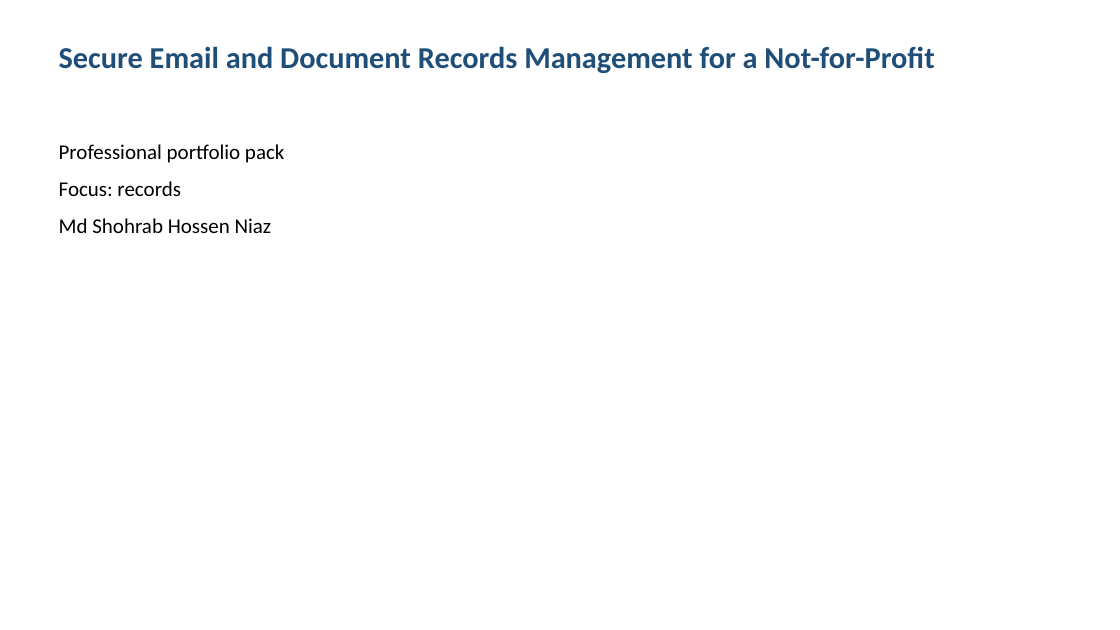
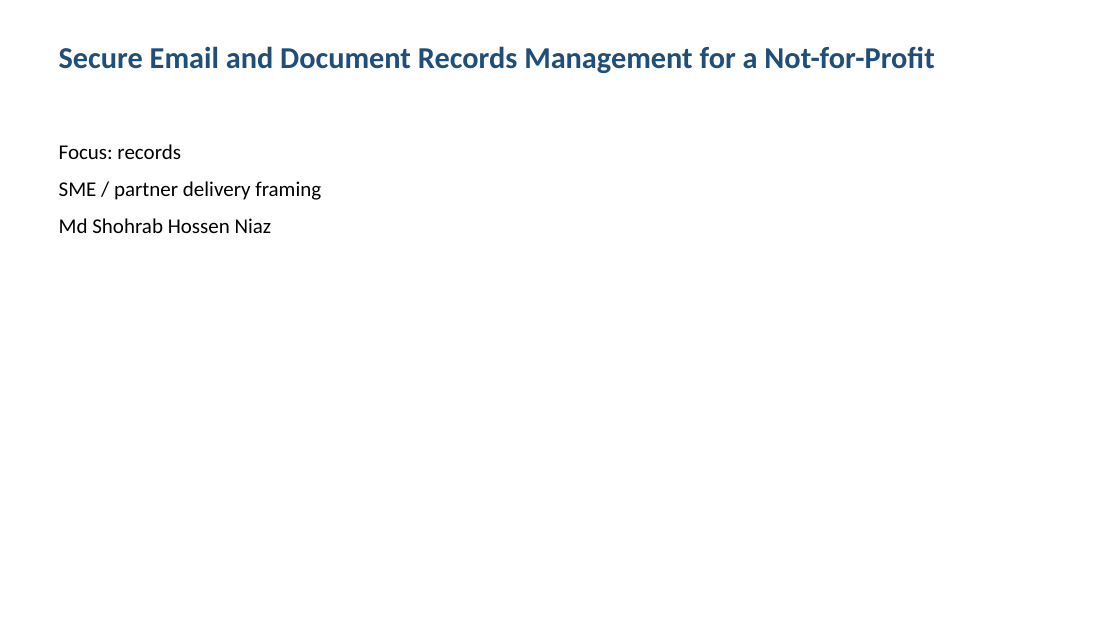
Before and after one commit to shohrabniaz/nfp-secure-records-management, a slide deck: slide 1 of Final_Submission/02_Presentation.pptx. Drawn at 1120x630 pixels with LibreOffice and Linux fonts; fonts in the diff are those of the drawing. Boxes give left, top, right and bottom in pixels: in the first picture for what was removed or moved away, otherwise in the second. Text is boxed around its words. In the diff, an @@ line names an element or a change of style, - is before the commit and + after.

Commit message:
Polish portfolio pack for professional showcase readiness.

```diff
--- a/Final_Submission/02_Presentation.pptx
+++ b/Final_Submission/02_Presentation.pptx
@@ text at box(59, 144, 284, 163): paragraph removed @@
-Professional portfolio pack
@@ text at box(59, 181, 321, 200): paragraph added @@
+SME / partner delivery framing
```
Also in this commit, not shown: 3 other slides changed, 12 other files.
